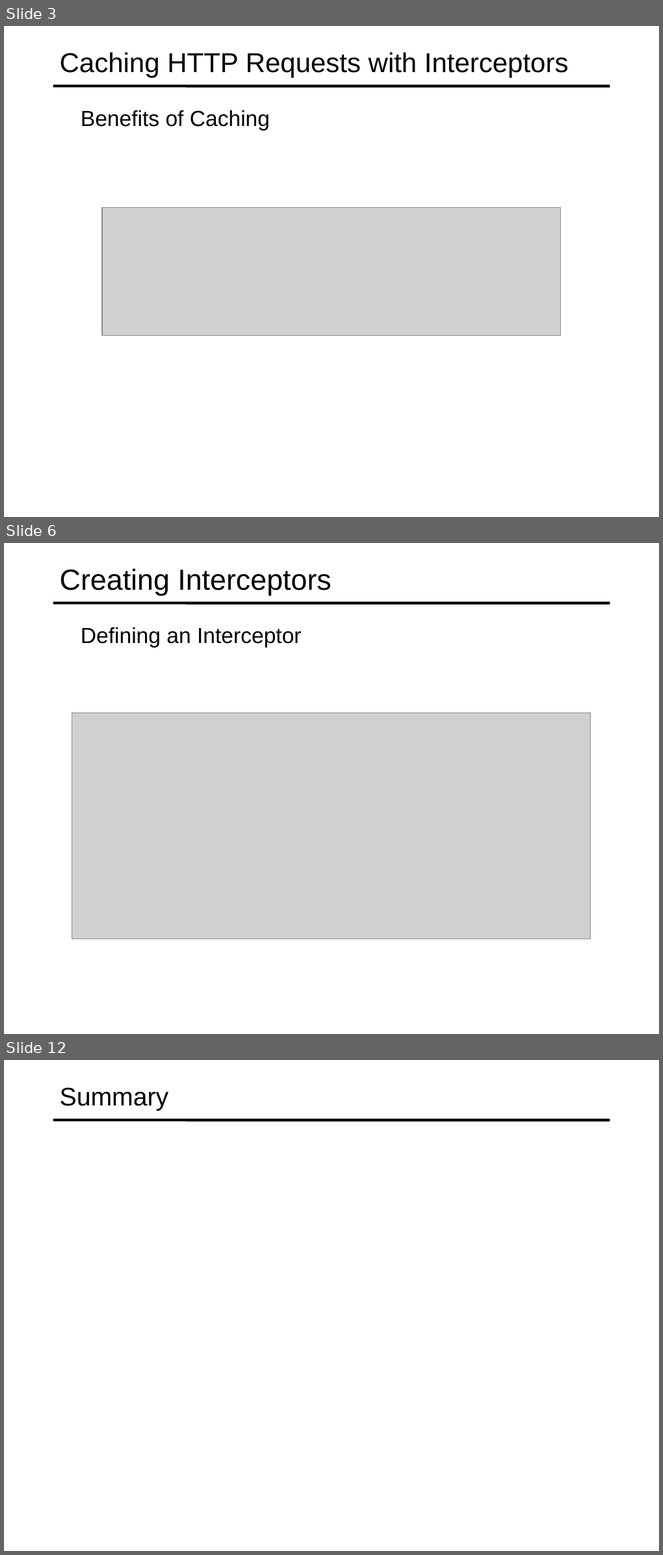
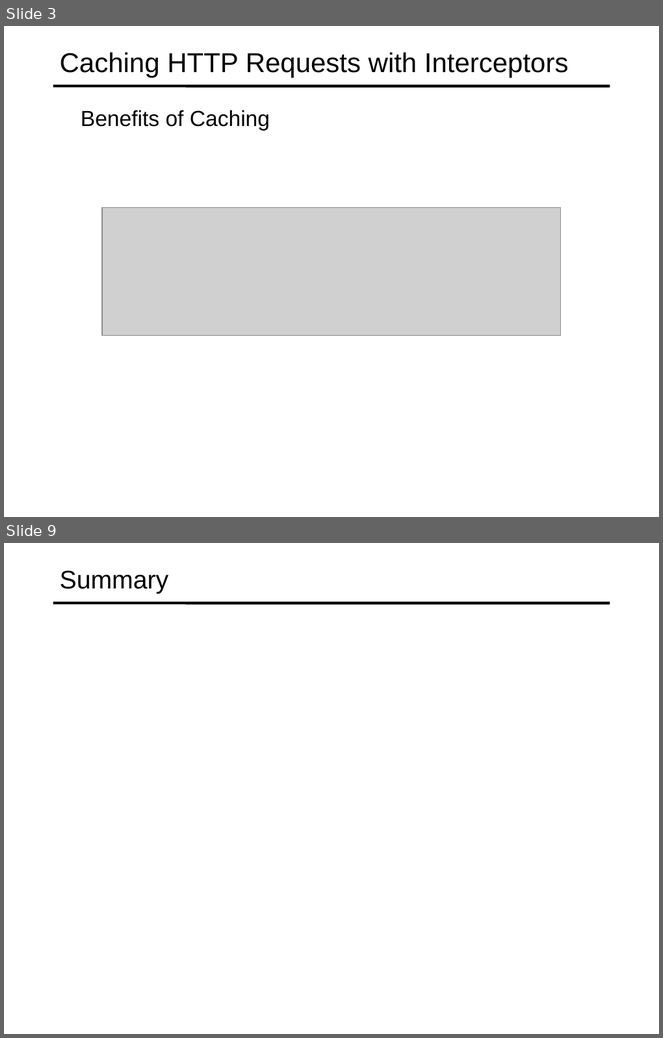
Before and after one commit to specter01wj/Jago_Link_Training, a slide deck: Angular/Angular12/Deep Dive/Angular HTTP Communication/4_Caching_HTTP_Requests_with_Interceptors/L4_Caching_HTTP_Requests_with_Interceptors.ppt. Shown one above the other, each under a label of ours: slides 3, 6 and 12 before the commit, slides 3 and 9 after it; the slides between them are not shown. The pictures are 663x1555 and 663x1038 pixels, drawn with LibreOffice and Linux fonts; fonts in the diff are those of the drawing; grey boxes stand for pictures. Boxes give left, top, right and bottom in pixels: in the first picture for what was removed or moved away, otherwise in the second. Text is boxed around its words. In the diff, an @@ line names an element or a change of style, - is before the commit and + after.

```diff
--- a/Angular/Angular12/Deep Dive/Angular HTTP Communication/4_Caching_HTTP_Requests_with_Interceptors/L4_Caching_HTTP_Requests_with_Interceptors.ppt
+++ b/Angular/Angular12/Deep Dive/Angular HTTP Communication/4_Caching_HTTP_Requests_with_Interceptors/L4_Caching_HTTP_Requests_with_Interceptors.ppt
@@ slide 6 removed at [4, 543, 659, 1034], background #FFFFFF; not listed: 1 template element that a slide beside it also shows @@
@@ title removed at [60, 568, 331, 596] @@
-Creating Interceptors
@@ text removed at [81, 627, 302, 648] @@
-  Defining an Interceptor
@@ picture removed at [72, 713, 591, 939] @@
@@ what was slide 12 is now slide 9 @@
```
Also in this commit, not shown: 5 slides added, 7 other slides removed, 1 other file.
